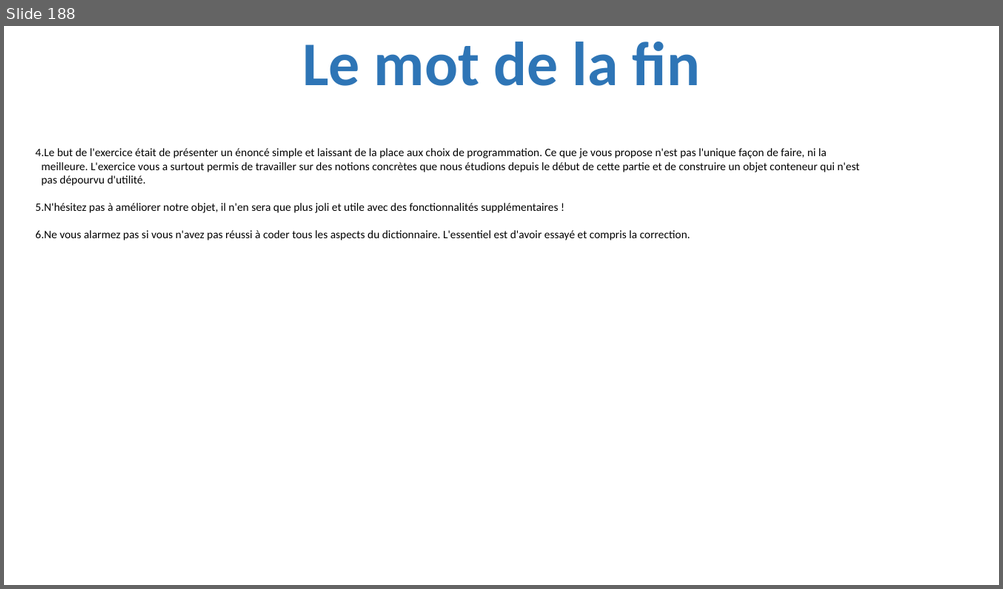
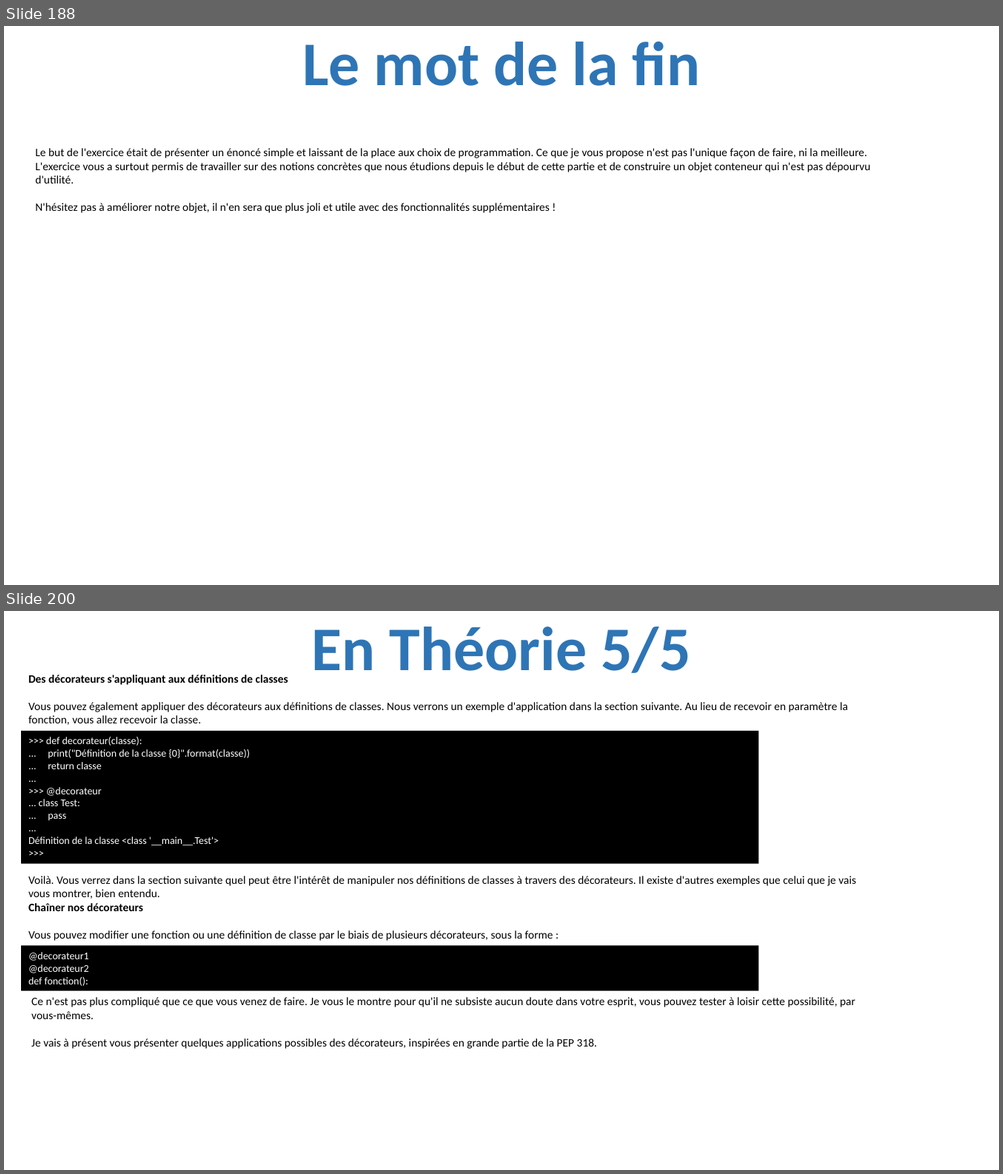
Before and after one commit to julienPalleau/PythonDoc, a slide deck: Python-resume.pptx. Shown one above the other, each under a label of ours: slide 188 before the commit, slides 188 and 200 after it; the slides between them are not shown. The pictures are 1003x589 and 1003x1174 pixels, drawn with LibreOffice and Linux fonts; fonts in the diff are those of the drawing. Boxes give left, top, right and bottom in pixels: in the first picture for what was removed or moved away, otherwise in the second. Text is boxed around its words. In the diff, an @@ line names an element or a change of style, - is before the commit and + after.

Commit message:
Les decorateurs

```diff
--- a/Python-resume.pptx
+++ b/Python-resume.pptx
@@ slide 200 added at (4, 611, 999, 1170), background #FFFFFF @@
@@ title added at (312, 627, 690, 673), 60 pt, text #2E75B6, bold @@
+En Théorie 5/5
@@ text added at (28, 675, 848, 725), 11 pt, text #000000 @@
+Des décorateurs s'appliquant aux définitions de classes
+Vous pouvez également appliquer des décorateurs aux définitions de classes. Nous verrons un exemple d'application dans la section suivante. Au lieu de recevoir en paramètre la fonction, vous allez recevoir la classe.
@@ rectangle added at (21, 730, 759, 863), fill #000000, 10 pt, text #FFFFFF @@
+>>> def decorateur(classe):
+... print("Définition de la classe {0}".format(classe))
+... return classe
+...
+>>> @decorateur
+... class Test:
+... pass
+...
+Définition de la classe <class '__main__.Test'>
+>>>
@@ text added at (28, 876, 856, 941), 11 pt, text #000000 @@
+Voilà. Vous verrez dans la section suivante quel peut être l'intérêt de manipuler nos définitions de classes à travers des décorateurs. Il existe d'autres exemples que celui que je vais vous montrer, bien entendu.
+Chaîner nos décorateurs
+Vous pouvez modifier une fonction ou une définition de classe par le biais de plusieurs décorateurs, sous la forme :
@@ rectangle added at (21, 946, 759, 991), fill #000000, 10 pt, text #FFFFFF @@
+@decorateur1
+@decorateur2
+def fonction():
@@ text added at (31, 997, 855, 1049), 11 pt, text #000000 @@
+Ce n'est pas plus compliqué que ce que vous venez de faire. Je vous le montre pour qu'il ne subsiste aucun doute dans votre esprit, vous pouvez tester à loisir cette possibilité, par vous-mêmes.
+Je vais à présent vous présenter quelques applications possibles des décorateurs, inspirées en grande partie de la PEP 318.
@@ slide 188 changed as well @@
@@ text "Le but de l'exercice était ..." at (35, 148, 871, 213): bullet 1. to none @@
@@ text at (35, 230, 690, 241): paragraph removed @@
-6. Ne vous alarmez pas si vous n'avez pas réussi à coder tous les aspects du dictionnaire. L'essentiel est d'avoir essayé et compris la correction.
```
Also in this commit, not shown: 1 other slide changed, 16 other slides added.
